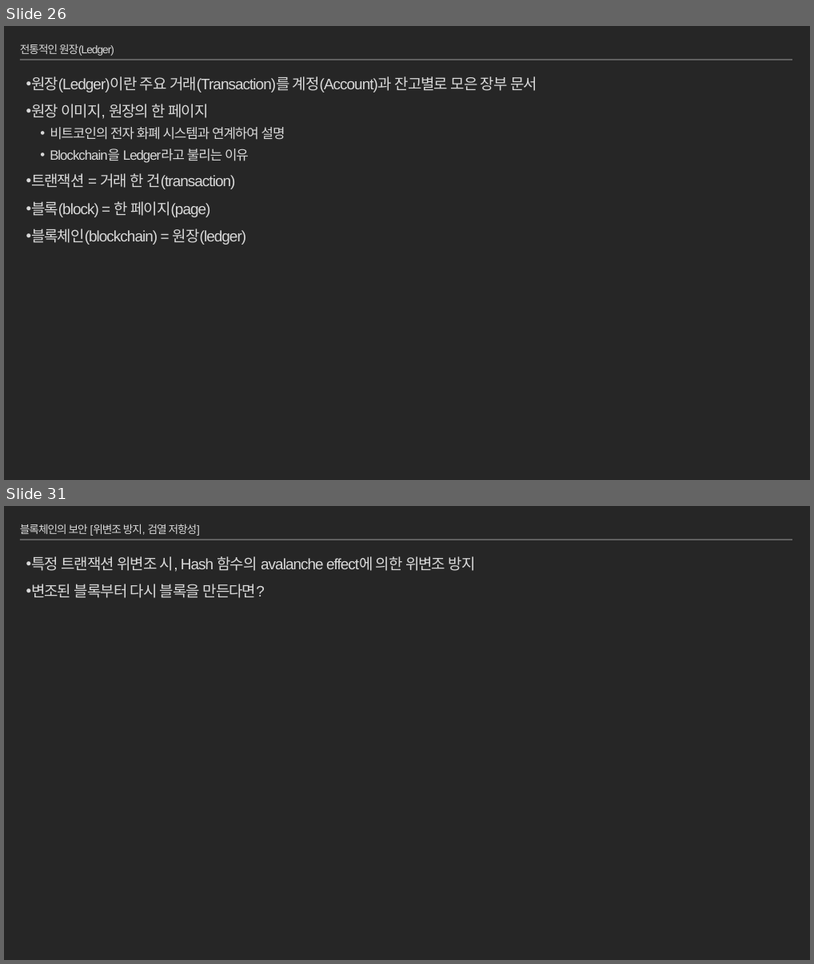
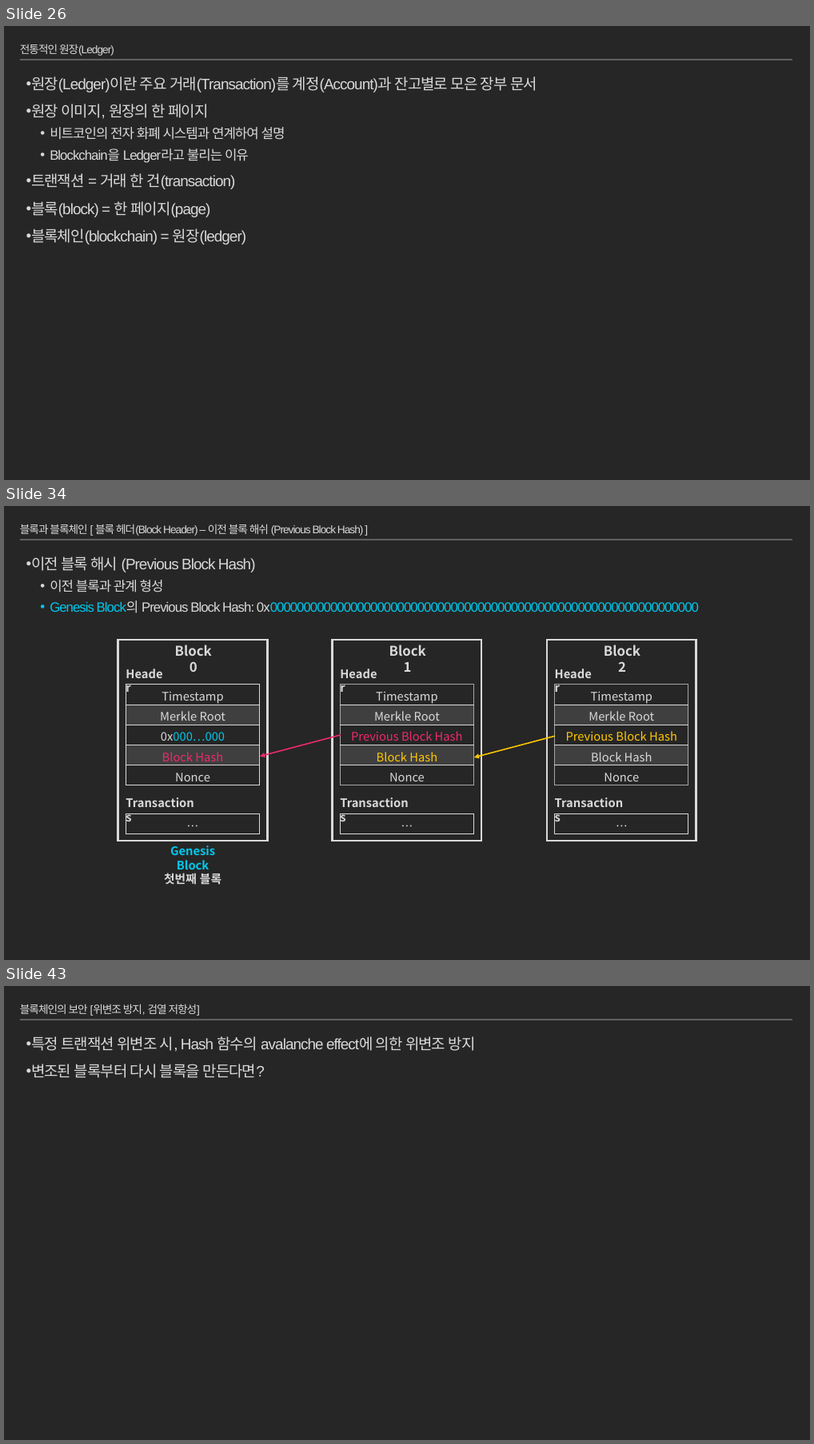
Before and after one commit to moss0801/blockchain-doc, a slide deck: General/Blockchain Part1.pptx. Shown one above the other, each under a label of ours: slides 26 and 31 before the commit, slides 26, 34 and 43 after it; the slides between them are not shown. The pictures are 814x964 and 814x1444 pixels, drawn with LibreOffice and Linux fonts; fonts in the diff are those of the drawing. Boxes give left, top, right and bottom in pixels: in the first picture for what was removed or moved away, otherwise in the second. Text is boxed around its words. In the diff, an @@ line names an element or a change of style, - is before the commit and + after.

Commit message:
Blockchain Part1 'transaciton & block', 'block & blockchain'

```diff
--- a/General/Blockchain Part1.pptx
+++ b/General/Blockchain Part1.pptx
@@ slide 34 added at [4,506,810,960], background #262626; not listed: 1 template element that a slide beside it also shows @@
@@ title added at [20,524,364,536], 13 pt, text #D9D9D9 @@
+블록과 블록체인 [ 블록 헤더(Block Header) – 이전 블록 해쉬 (Previous Block Hash) ]
@@ text added at [31,556,256,613], 16 pt, text #00C8EB @@
+• 이전 블록 해시 (Previous Block Hash)
+  • 이전 블록과 관계 형성
+  • Genesis Block의 Previous Block Hash: 0x0000000000000000000000000000000000000000000000000000000000000000
@@ rectangle added at [118,640,268,840], outline #D9D9D9 2.5 pt @@
@@ text added at [175,644,212,672], 16 pt, text #D9D9D9, bold @@
+Block 0
@@ rectangle added at [333,640,482,840], outline #D9D9D9 2.5 pt @@
@@ text added at [390,644,426,672], 16 pt, text #D9D9D9, bold @@
+Block 1
@@ rectangle added at [547,640,697,840], outline #D9D9D9 2.5 pt @@
@@ text added at [604,644,641,672], 16 pt, text #D9D9D9, bold @@
+Block 2
@@ text added at [120,664,174,684], 14 pt, text #D9D9D9, bold @@
+Header
@@ text added at [334,664,387,684], 14 pt, text #D9D9D9, bold @@
+Header
@@ text added at [549,664,602,684], 14 pt, text #D9D9D9, bold @@
+Header
@@ table added at [126,684,260,785], 5 rows, 1 columns @@
+Timestamp
+Merkle Root
+0x000…000
+Block Hash
+Nonce
@@ table added at [340,684,474,785], 5 rows, 1 columns @@
+Timestamp
+Merkle Root
+Previous Block Hash
+Block Hash
+Nonce
@@ table added at [555,684,689,785], 5 rows, 1 columns @@
+Timestamp
+Merkle Root
+Previous Block Hash
+Block Hash
+Nonce
@@ arrow added from (341, 735) to (260, 756), #EF296B 1.5 pt @@
@@ arrow added from (555, 736) to (474, 757), #FFC700 1.5 pt @@
@@ text added at [120,792,202,813], 14 pt, text #D9D9D9, bold @@
+Transactions
@@ text added at [334,792,417,813], 14 pt, text #D9D9D9, bold @@
+Transactions
@@ text added at [549,792,631,813], 14 pt, text #D9D9D9, bold @@
+Transactions
@@ table added at [126,814,260,834], 1 rows, 1 columns @@
+…
@@ table added at [340,814,474,834], 1 rows, 1 columns @@
+…
@@ table added at [555,814,689,834], 1 rows, 1 columns @@
+…
@@ text added at [164,845,222,884], 14 pt, text #00C8EB, bold @@
+Genesis Block
+첫번째 블록
@@ what was slide 31 is now slide 43 @@
```
Also in this commit, not shown: 7 slides changed, 12 other slides added.
